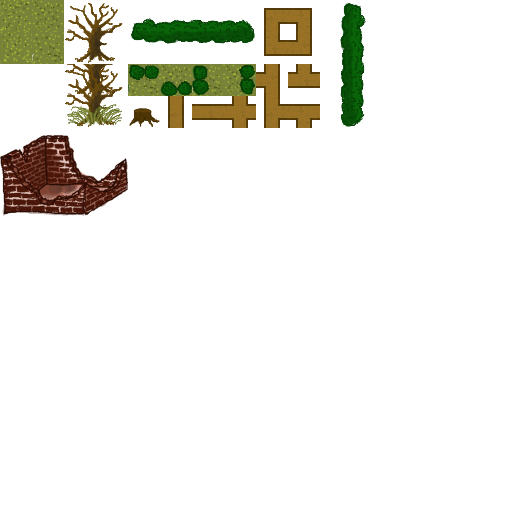
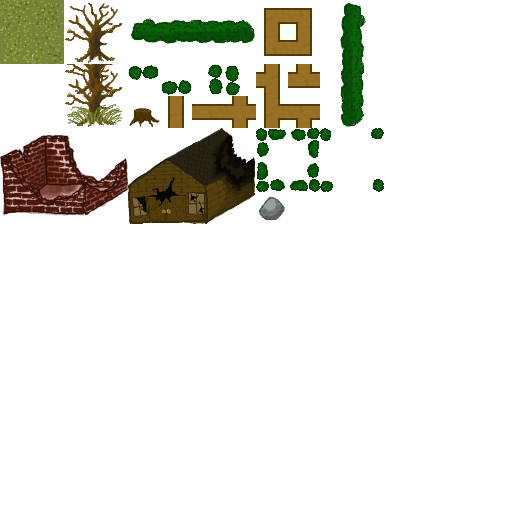
Layered file, before and after one edit (512x512). Changes by layer:
painted on "Baumganzschatten.png" over [128, 64, 384, 224]
